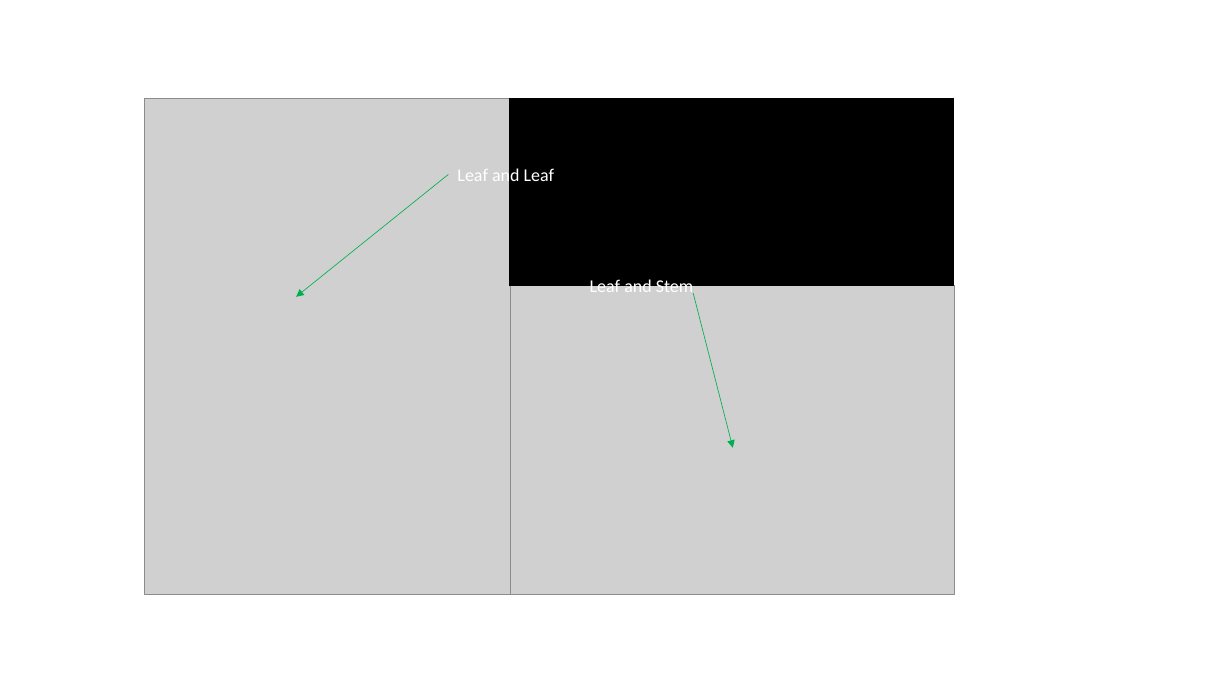
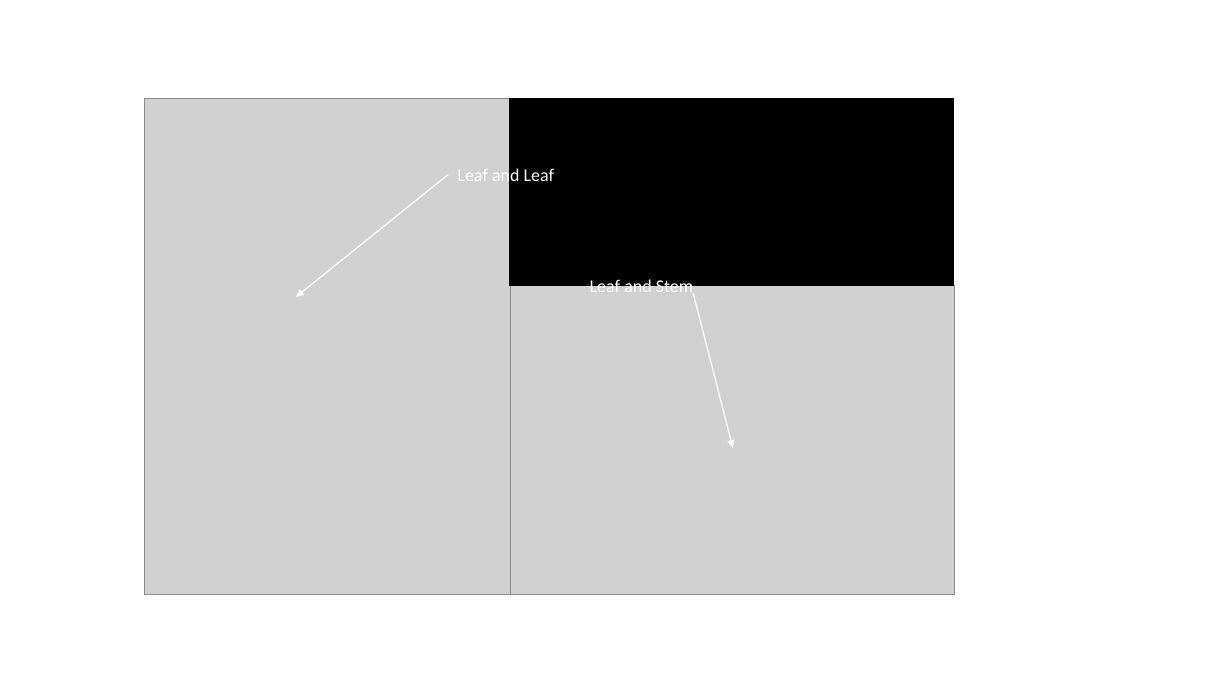
Before and after one commit to HasithDasa/Masters-Project-2023, a slide deck: slide 2 of Report/Documentation/Images/figures.pptx. Drawn at 1232x693 pixels with LibreOffice and Linux fonts; fonts in the diff are those of the drawing; grey boxes stand for pictures. Boxes give left, top, right and bottom in pixels: in the first picture for what was removed or moved away, otherwise in the second. Text is boxed around its words. In the diff, an @@ line names an element or a change of style, - is before the commit and + after.

```diff
--- a/Report/Documentation/Images/figures.pptx
+++ b/Report/Documentation/Images/figures.pptx
@@ arrow (448, 175) - (296, 297): stroke #00B050 0.5 pt to #FFFFFF 1 pt @@
@@ arrow (693, 293) - (733, 448): stroke #00B050 0.5 pt to #FFFFFF 1 pt @@
```
Also in this commit, not shown: 2 other slides changed, 1 slide added, 13 other files.
